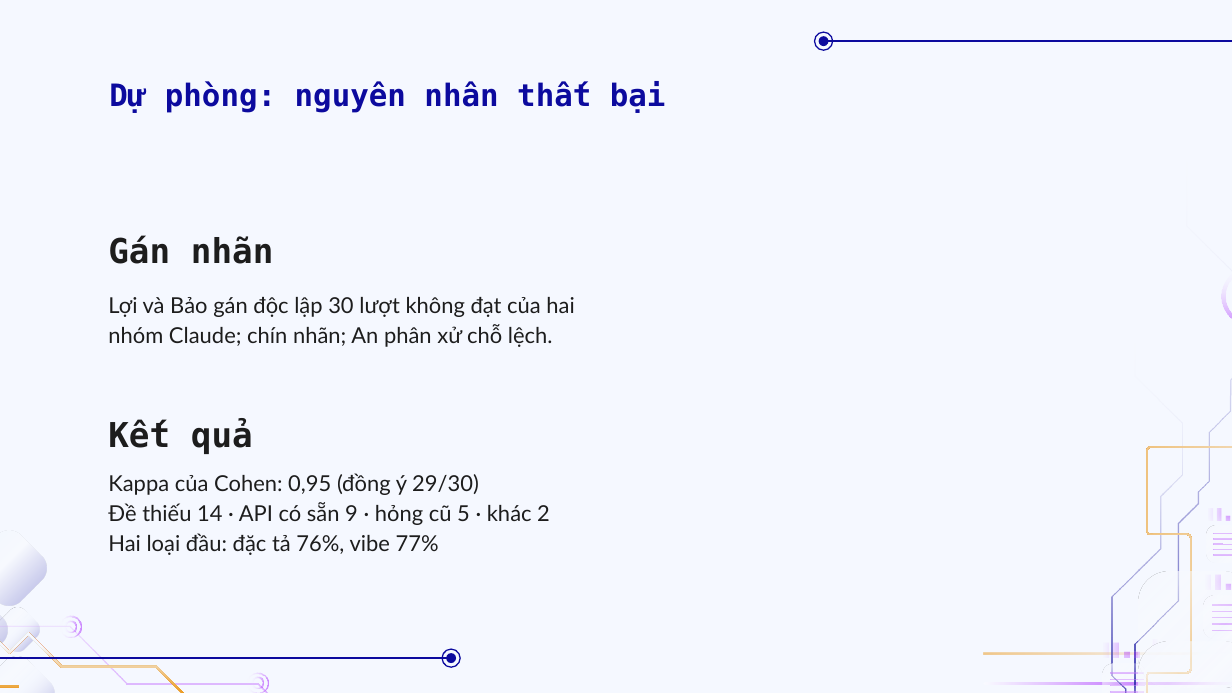
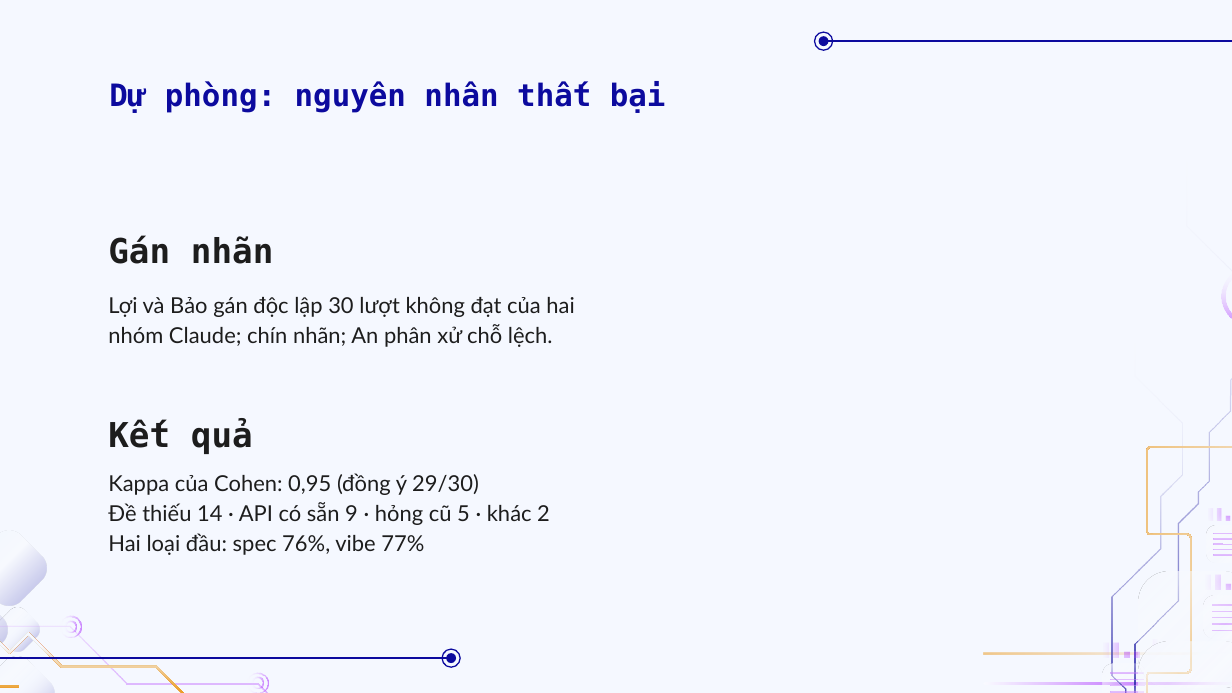
Before and after one commit to doanan293/vipharmind-ai-sdlc-study, a slide deck: slide 30 of docs/presentation/vipharmind-slides.pptx. Drawn at 1232x693 pixels with LibreOffice and Linux fonts; fonts in the diff are those of the drawing; background and template pictures are left out. Boxes give left, top, right and bottom in pixels: in the first picture for what was removed or moved away, otherwise in the second. Text is boxed around its words. In the diff, an @@ line names an element or a change of style, - is before the commit and + after.

```diff
--- a/docs/presentation/vipharmind-slides.pptx
+++ b/docs/presentation/vipharmind-slides.pptx
@@ text at <box>108,473,550,555</box>: text changed @@
-Kappa của Cohen: 0,95 (đồng ý 29/30)
-Đề thiếu 14 · API có sẵn 9 · hỏng cũ 5 · khác 2
-Hai loại đầu: đặc tả 76%, vibe 77%
+Kappa của Cohen: 0,95 (đồng ý 29/30)
+Đề thiếu 14 · API có sẵn 9 · hỏng cũ 5 · khác 2
+Hai loại đầu: spec 76%, vibe 77%
```
Also in this commit, not shown: 15 other slides changed, 3 other files.
